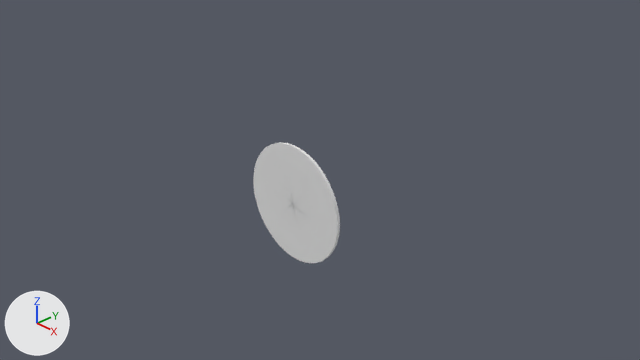
Before and after pictures for a commit that changed the Blender file iris2.blend.
Before and after are seen from the file's camera 'Camera'. Lighting does not change. The marker at lower left points along +X, +Y and +Z.

Before the edit, the objects in view are built like this:
```python
ob_circle_001 = bpy.data.objects.new('Circle.001', me_circle_001)
ob_circle_001.location = (-0.99, 0.0, -0.22)
ob_circle_001.rotation_euler = (0.0, 1.047, 0.0)  # degrees (0, 60, 0)
ob_circle_003 = bpy.data.objects.new('Circle.003', me_circle_003)
ob_circle_003.location = (0.69, 0.0, -0.75)
ob_circle_003.rotation_euler = (0.0, 1.047, 0.0)  # degrees (0, 60, 0)
ob_circle_004 = bpy.data.objects.new('Circle.004', me_circle_004)
ob_circle_004.location = (0.99, 0.0, 0.22)
ob_circle_004.rotation_euler = (0.0, 1.047, 0.0)  # degrees (0, 60, 0)
ob_circle_005 = bpy.data.objects.new('Circle.005', me_circle_005)
ob_circle_005.location = (0.31, 0.0, 0.97)
ob_circle_005.rotation_euler = (0.0, 1.047, 0.0)  # degrees (0, 60, 0)
ob_circle_006 = bpy.data.objects.new('Circle.006', me_circle_006)
ob_circle_006.location = (-0.69, 0.0, 0.75)
ob_circle_006.rotation_euler = (0.0, 1.047, 0.0)  # degrees (0, 60, 0)
ob_primary_iris_leaf = bpy.data.objects.new('Primary Iris Leaf', me_circle_002)
ob_primary_iris_leaf.location = (-0.31, 0.0, -0.97)
ob_primary_iris_leaf.rotation_euler = (0.0, 1.047, 0.0)  # degrees (0, 60, 0)
```
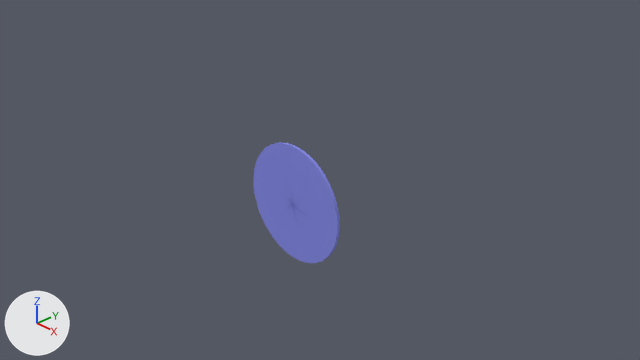
Location of each change, (x1, y1, x2, y2) in pixels of the pictures (640 x 360 px):
'Circle.005', recoloured (grey to blue)
    both: (293, 154, 339, 219)
'Circle.004', recoloured (grey to blue)
    both: (293, 206, 340, 261)
'Circle.006', recoloured (grey to blue)
    both: (264, 142, 307, 204)
'Circle.001', recoloured (grey to blue)
    both: (253, 149, 293, 204)
'Circle.003', recoloured (grey to blue)
    both: (280, 205, 322, 263)
'Primary Iris Leaf', recoloured (grey to blue)
    both: (255, 190, 293, 248)

What changed in the scene script:
```text
Add mat_material_001:
    mat_material_001 = diffuse_material('Material.001')
    mat_material_001.base_color = (0.244, 0.264, 0.8)  # blue #878ce7
Change me_circle_002:
    where me_circle_002.from_pydata(...)  # 1980 vertices, 1978 faces; spans x -1.029..0.0, y -0.05..0.0, z -0.263..0.763
    add me_circle_002.materials.append(mat_material_001)  # blue #878ce7
Change me_circle_006:
    where me_circle_006.from_pydata(...)  # 990 vertices, 924 faces; spans x -0.022..1.009, y 0.0, z 0.0..0.969
    add me_circle_006.materials.append(mat_material_001)  # blue #878ce7
Change me_circle_005:
    where me_circle_005.from_pydata(...)  # 990 vertices, 924 faces; spans x 0.0..1.029, y 0.0, z -0.763..0.263
    add me_circle_005.materials.append(mat_material_001)  # blue #878ce7
Change me_circle_004:
    where me_circle_004.from_pydata(...)  # 990 vertices, 924 faces; spans x -0.314..0.685, y 0.0, z -1.046..0.0
    add me_circle_004.materials.append(mat_material_001)  # blue #878ce7
Change me_circle_001:
    where me_circle_001.from_pydata(...)  # 990 vertices, 924 faces; spans x -0.685..0.314, y 0.0, z 0.0..1.046
    add me_circle_001.materials.append(mat_material_001)  # blue #878ce7
Change me_circle_003:
    where me_circle_003.from_pydata(...)  # 990 vertices, 924 faces; spans x -1.009..0.022, y 0.0, z -0.969..0.0
    add me_circle_003.materials.append(mat_material_001)  # blue #878ce7
```
